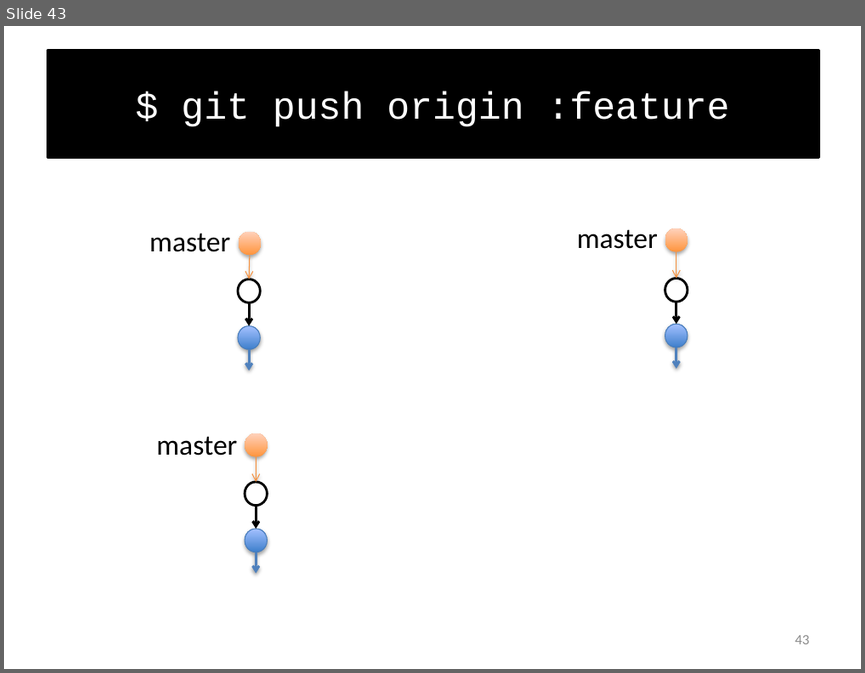
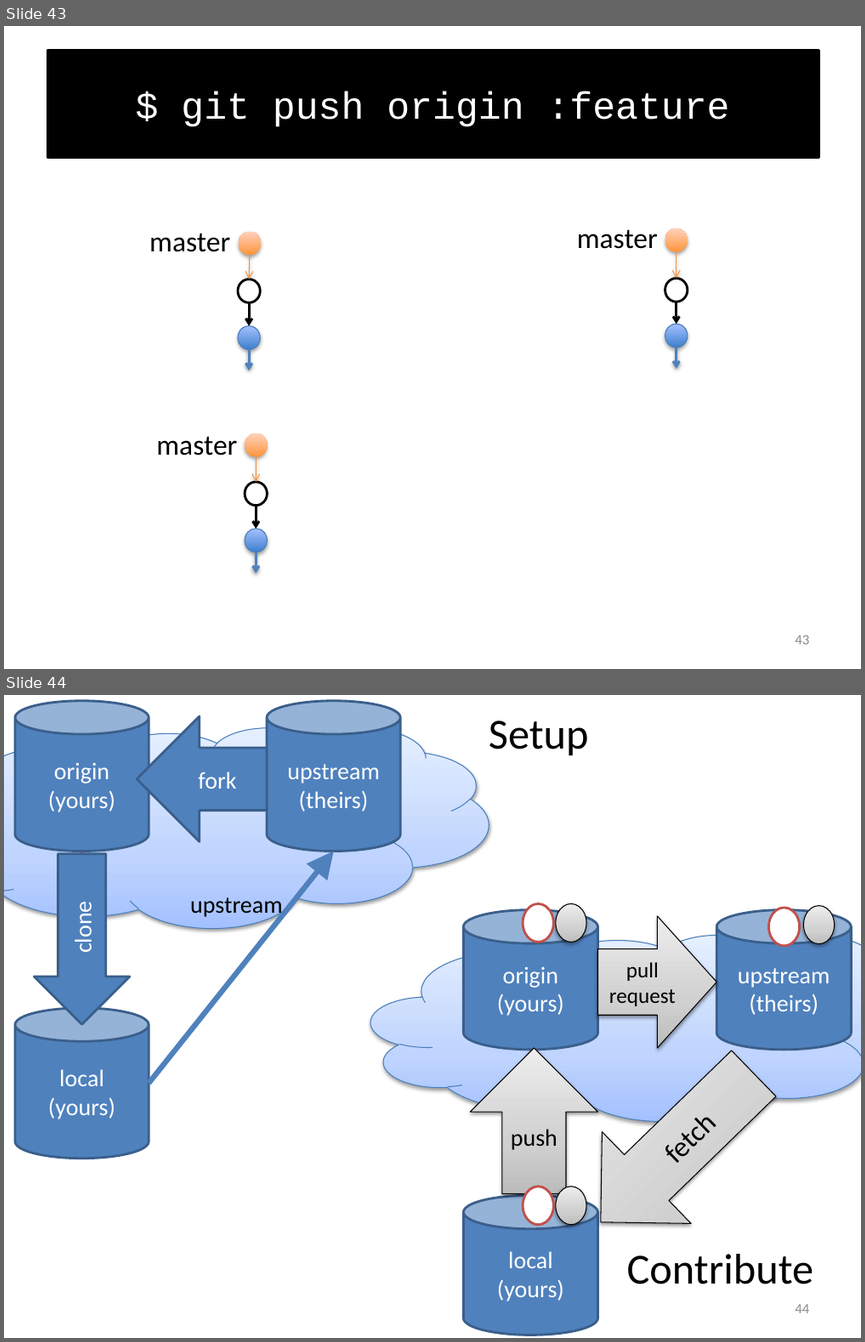
Before and after one commit to foss2serve/github-workflow-activity, a slide deck: tutorial2/presentation.pptx. Shown one above the other, each under a label of ours: slide 43 before the commit, slides 43 and 44 after it. The pictures are 865x673 and 865x1342 pixels, drawn with LibreOffice and Linux fonts; fonts in the diff are those of the drawing. Boxes give left, top, right and bottom in pixels: in the first picture for what was removed or moved away, otherwise in the second. Text is boxed around its words. In the diff, an @@ line names an element or a change of style, - is before the commit and + after.

```diff
--- a/tutorial2/presentation.pptx
+++ b/tutorial2/presentation.pptx
@@ slide 44 added at (4, 695, 861, 1338), background #FFFFFF @@
@@ group added at (4, 701, 488, 1157): 3 cylinders, 2 arrows, 2 left arrows, 1 cloud, 1 text @@
+upstream
+(theirs)
+origin
+(yours)
+local
+(yours)
+upstream
+clone
+fork
@@ text added at (488, 721, 589, 755), 36 pt, text #000000 @@
+Setup
@@ group added at (370, 904, 861, 1335): 6 ellipses, 3 cylinders, 2 arrows, 1 cloud, 1 up arrow, 1 left arrow, 1 right arrow @@
+upstream
+(theirs)
+origin
+(yours)
+local
+(yours)
+push
+fetch
+pull request
@@ text added at (627, 1253, 814, 1284), 36 pt, text #000000 @@
+Contribute
@@ page number added at (794, 1304, 809, 1313), 12 pt, text #8C8C8C @@
+44
```
Also in this commit, not shown: 1 slide changed.
